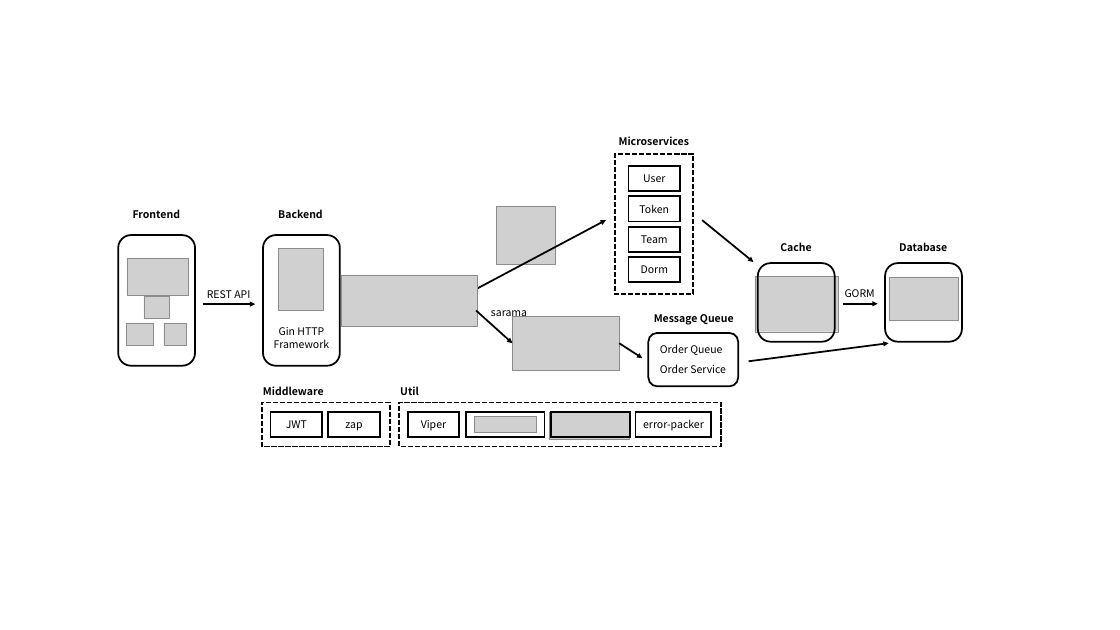
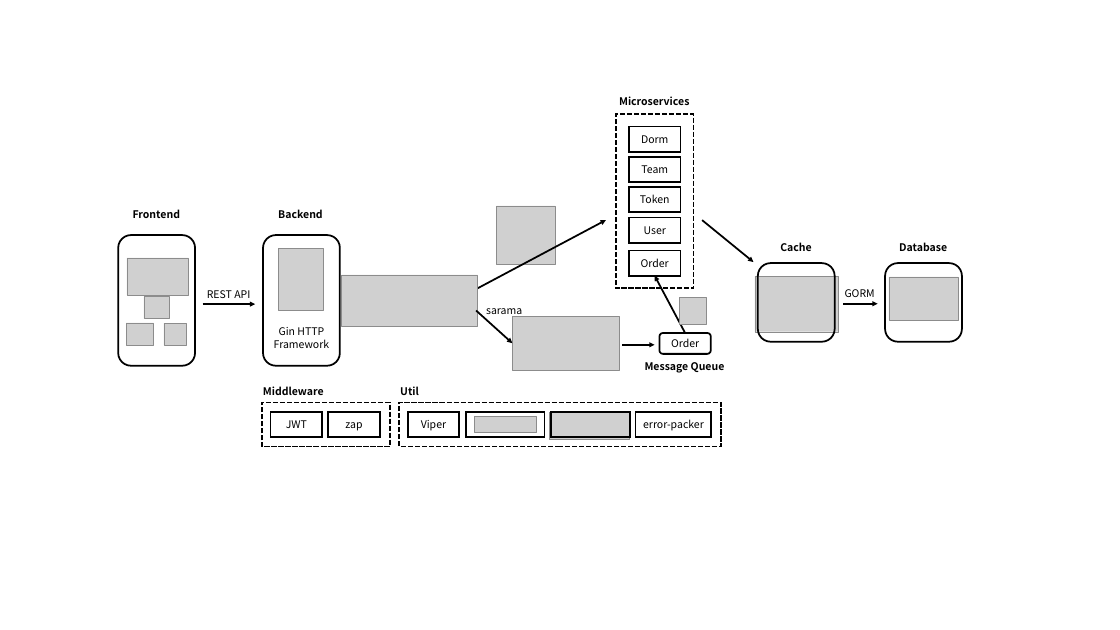
Before and after one commit to zenpk/dorm-system, a slide deck: slide 1 of assets/diagram.pptx. Drawn at 1120x630 pixels with LibreOffice and Linux fonts; fonts in the diff are those of the drawing; grey boxes stand for pictures. Boxes give left, top, right and bottom in pixels: in the first picture for what was removed or moved away, otherwise in the second. Text is boxed around its words. In the diff, an @@ line names an element or a change of style, - is before the commit and + after.

```diff
--- a/assets/diagram.pptx
+++ b/assets/diagram.pptx
@@ text "Microservices": place and size @@
-text "Microservices" at [619,136,689,145]
+text "Microservices" at [619,96,689,105]
@@ rectangle: place and size @@
-rectangle at [615,154,693,294]
+rectangle at [616,114,693,288]
@@ rounded rectangle "Dorm": place and size @@
-rounded rectangle "Dorm" at [628,257,680,282]
+rounded rectangle "Dorm" at [629,126,681,152]
@@ rounded rectangle "Team": place and size @@
-rounded rectangle "Team" at [628,227,680,252]
+rounded rectangle "Team" at [629,157,681,182]
@@ rounded rectangle "Token": place and size @@
-rounded rectangle "Token" at [628,197,680,222]
+rounded rectangle "Token" at [629,187,681,212]
@@ rounded rectangle "User": place and size @@
-rounded rectangle "User" at [628,166,680,191]
+rounded rectangle "User" at [629,218,681,243]
@@ rounded rectangle added at [629,250,680,275], fill #FFFFFF, outline #000000 3 pt, 18 pt, text #000000 @@
+Order
@@ arrow added from (685, 333) to (655, 275), #000000 3 pt @@
@@ picture added at [679,297,706,324] @@
@@ text "sarama": place and size @@
-text "sarama" at [491,310,527,319]
+text "sarama" at [486,308,522,318]
@@ arrow moved from (619, 343) - (642, 358) to (622, 345) - (655, 345) @@
@@ text "Message Queue": place and size @@
-text "Message Queue" at [654,314,734,325]
+text "Message Queue" at [645,362,725,373]
@@ rounded rectangle removed at [648,333,738,386] @@
@@ rounded rectangle "Order": place and size @@
-rounded rectangle "Order" at [660,344,722,355]
+rounded rectangle "Order" at [659,333,711,354]
@@ rounded rectangle "Order" at [659,333,711,354]: vertical alignment top to middle; outline none to #000000 3 pt @@
@@ text in rounded rectangle at [671,338,699,347]: text changed @@
-Order Queue
+Order
@@ arrow removed from (748, 361) to (889, 343) @@
@@ text removed at [660,364,726,373] @@
-Order Service
```
Also in this commit, not shown: 2 other files.
